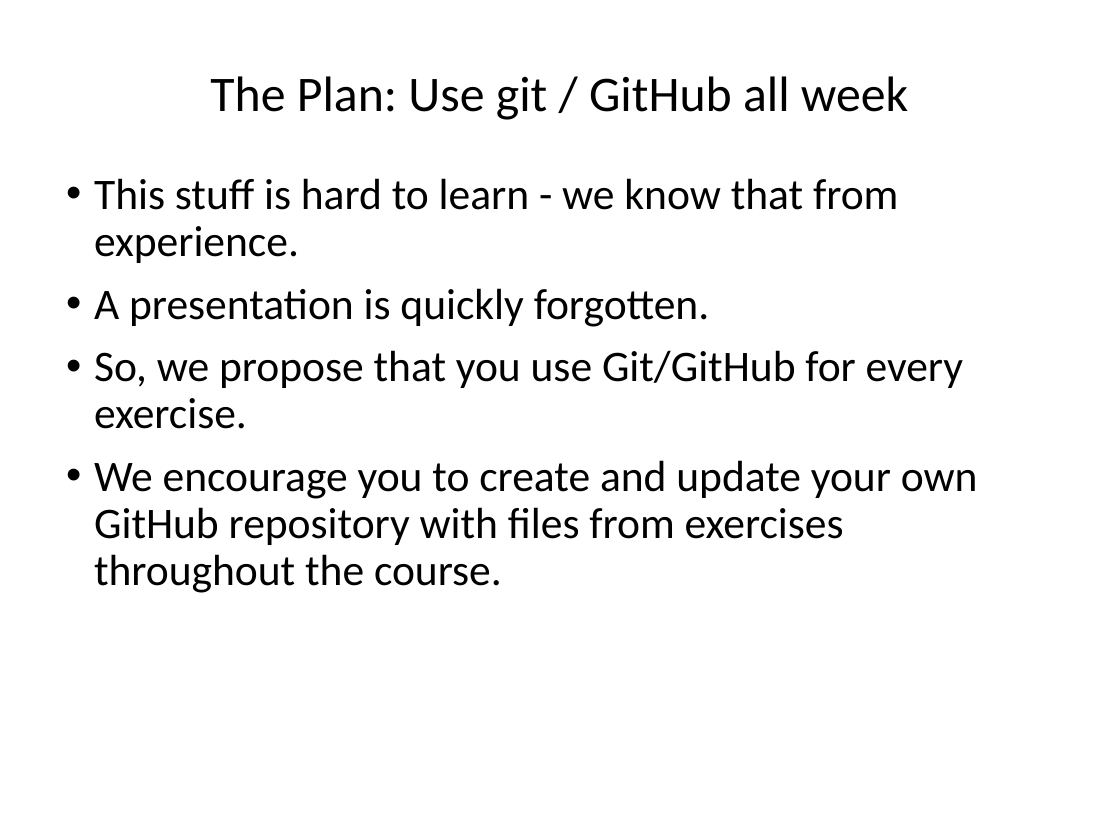
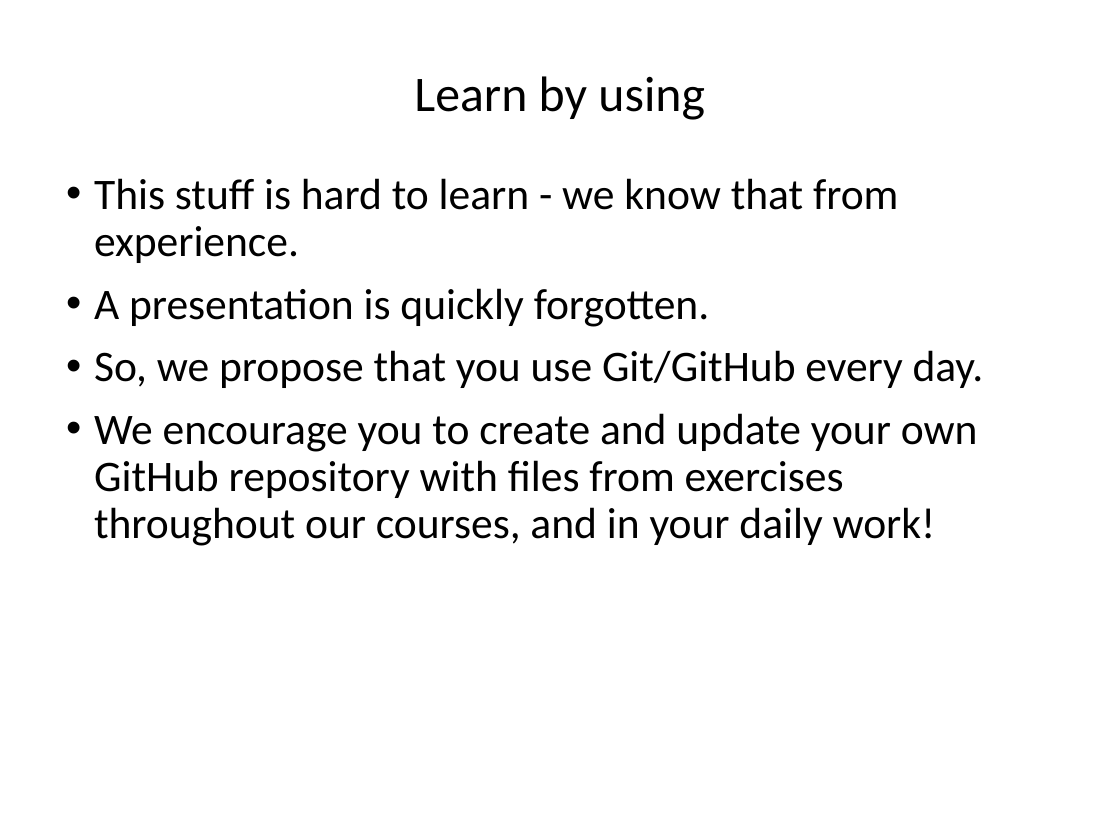
Before and after one commit to ncasuk/ncas-isc, a slide deck: slide 26 of version_control/presentations/01_git_intro.pptx (slide 25 before the commit). Drawn at 1120x840 pixels with LibreOffice and Linux fonts; fonts in the diff are those of the drawing; background and template pictures are left out. Boxes give left, top, right and bottom in pixels: in the first picture for what was removed or moved away, otherwise in the second. Text is boxed around its words. In the diff, an @@ line names an element or a change of style, - is before the commit and + after.

```diff
--- a/version_control/presentations/01_git_intro.pptx
+++ b/version_control/presentations/01_git_intro.pptx
@@ title at (414,76,705,120): text changed @@
-The Plan: Use git / GitHub all week
+Learn by using
@@ text at (94,350,984,546): text changed @@
-• So, we propose that you use Git/GitHub for every exercise.
-• We encourage you to create and update your own GitHub repository with files from exercises throughout the course.
+• So, we propose that you use Git/GitHub every day.
+• We encourage you to create and update your own GitHub repository with files from exercises throughout our courses, and in your daily work!
```
Also in this commit, not shown: 18 other slides changed, 1 slide added, 4 other files.
